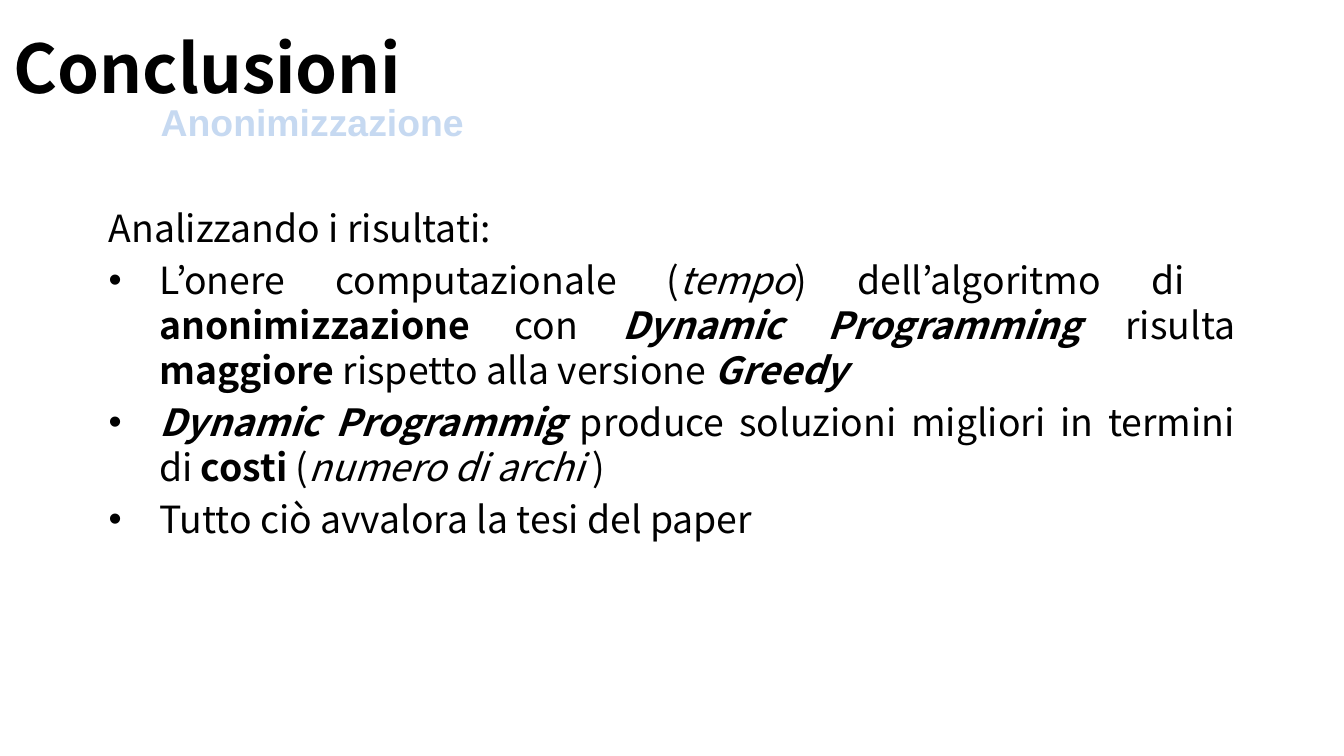
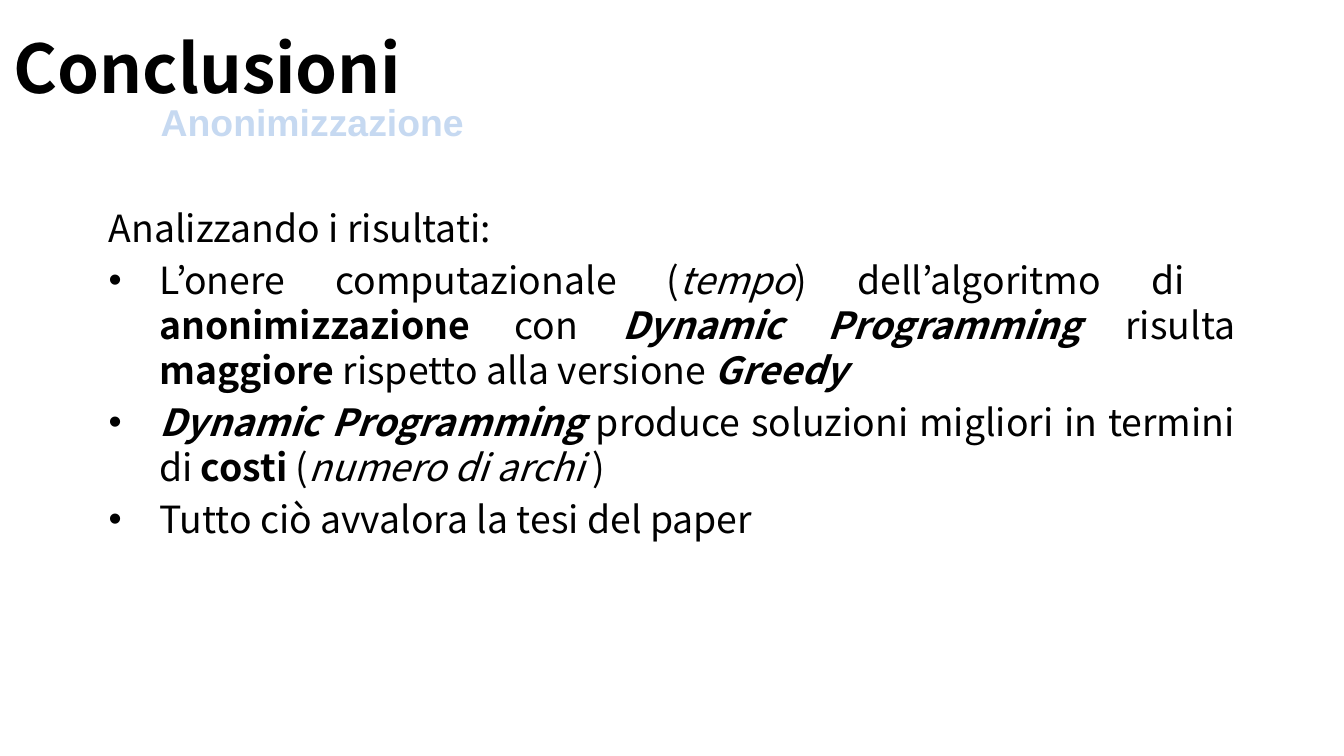
Before and after one commit to Navypowder/DP-P-project, a slide deck: slide 22 of Presentation/Towards_Identity_Anonymization_on_graph(K-degree anonymization).pptx. Drawn at 1344x756 pixels with LibreOffice and Linux fonts; fonts in the diff are those of the drawing; background and template pictures are left out. Boxes give left, top, right and bottom in pixels: in the first picture for what was removed or moved away, otherwise in the second. Text is boxed around its words. In the diff, an @@ line names an element or a change of style, - is before the commit and + after.

```diff
--- a/Presentation/Towards_Identity_Anonymization_on_graph(K-degree anonymization).pptx
+++ b/Presentation/Towards_Identity_Anonymization_on_graph(K-degree anonymization).pptx
@@ text at [159, 405, 1235, 482]: text changed @@
-• Dynamic Programmig produce soluzioni migliori in termini di costi (numero di archi )
+• Dynamic Programming produce soluzioni migliori in termini di costi (numero di archi )
```
Also in this commit, not shown: 7 other slides changed.
